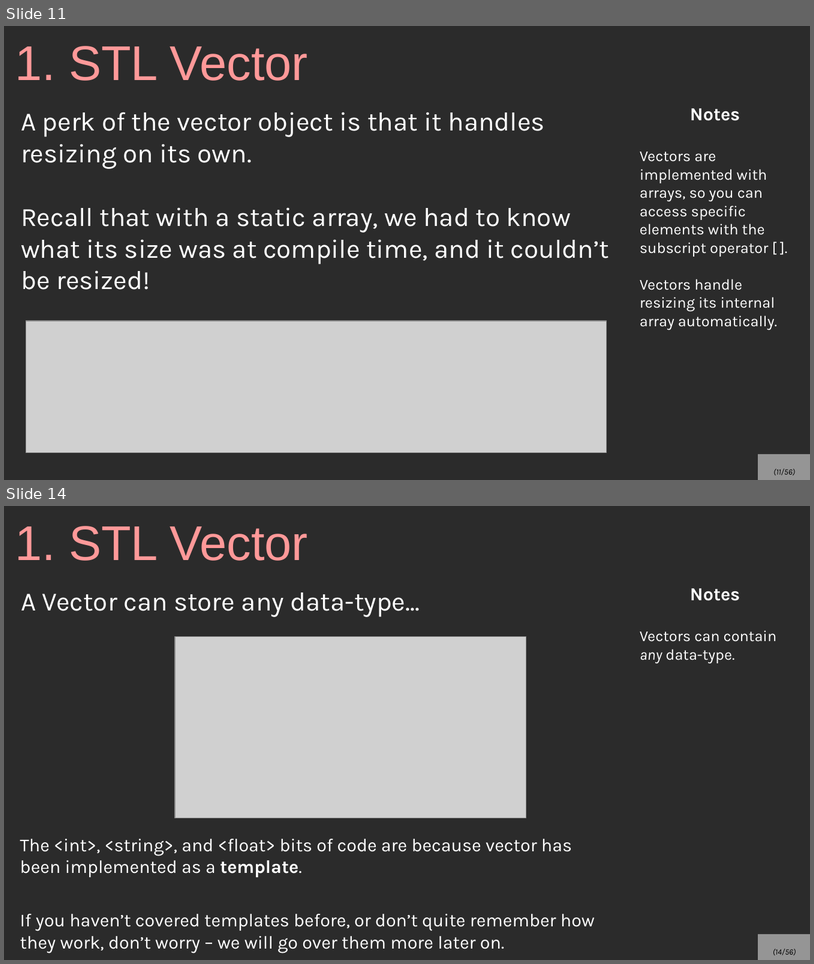
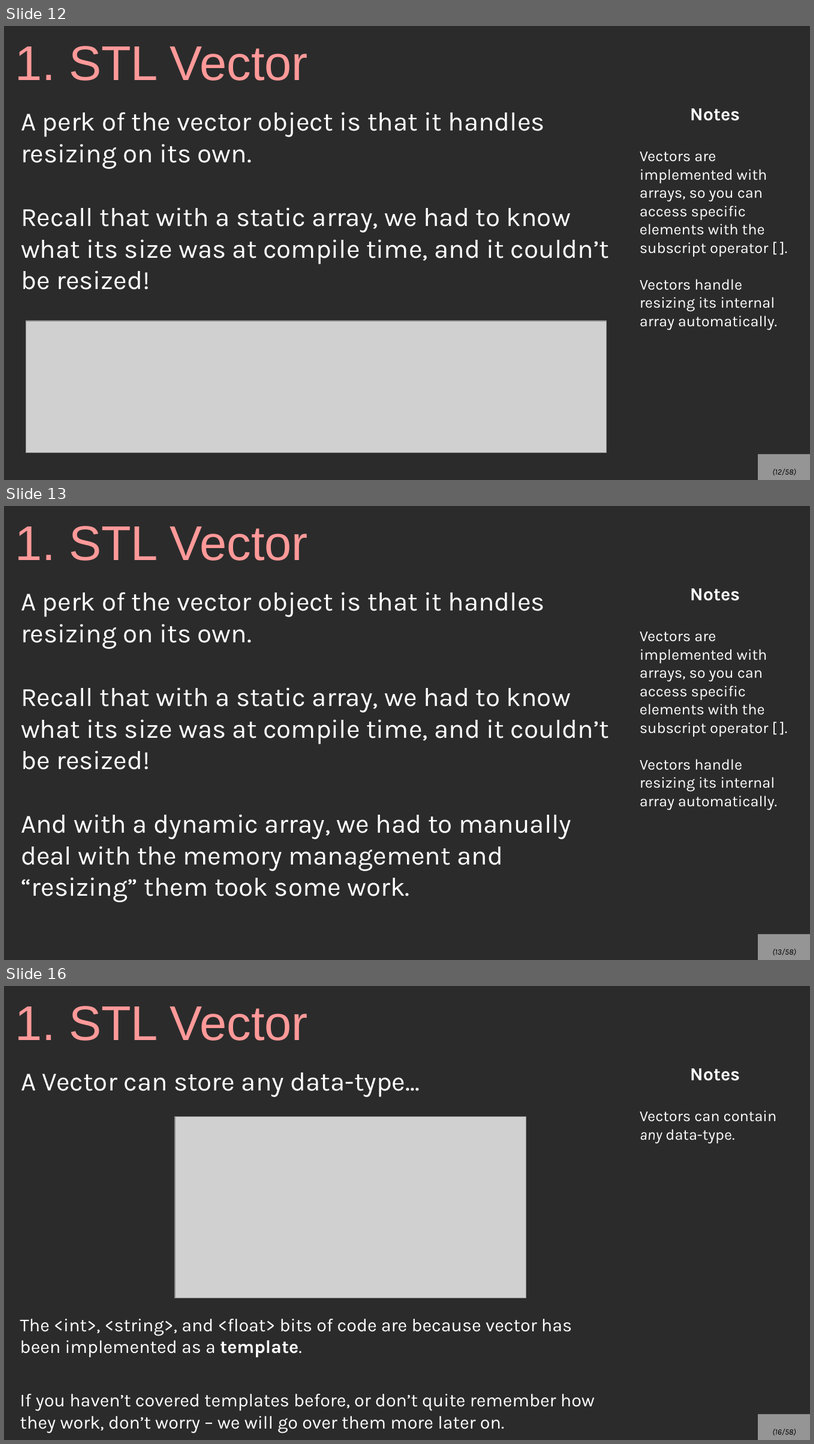
Before and after one commit to mariamhabib/CS250-Data-Structures, a slide deck: Lectures/1_Using_STL_structures.odp. Shown one above the other, each under a label of ours: slides 11 and 14 before the commit, slides 12, 13 and 16 after it; the slides between them are not shown. The pictures are 814x964 and 814x1444 pixels, drawn with LibreOffice and Linux fonts; fonts in the diff are those of the drawing; grey boxes stand for pictures; background and template pictures are left out; a plain dark background stands for a picture behind light text. Boxes give left, top, right and bottom in pixels: in the first picture for what was removed or moved away, otherwise in the second. Text is boxed around its words. In the diff, an @@ line names an element or a change of style, - is before the commit and + after.

```diff
--- a/Lectures/1_Using_STL_structures.odp
+++ b/Lectures/1_Using_STL_structures.odp
@@ slide 13 added at (x1=4, y1=506, x2=810, y2=960), background picture (left out) @@
@@ title added at (x1=15, y1=526, x2=308, y2=561), 48 pt, text #FF9999 @@
+1. STL Vector
@@ text added at (x1=21, y1=592, x2=609, y2=902), 26 pt, text #FFFFFF @@
+A perk of the vector object is that it handles resizing on its own.
+Recall that with a static array, we had to know what its size was at compile time, and it couldn’t be resized!
+And with a dynamic array, we had to manually deal with the memory management and “resizing” them took some work.
@@ text added at (x1=640, y1=588, x2=777, y2=810), 15 pt, text #FFFFFF @@
+Notes
+Vectors are implemented with arrays, so you can access specific elements with the subscript operator [ ].
+Vectors handle resizing its internal array automatically.
@@ page number added at (x1=758, y1=934, x2=810, y2=960), fill #FFFFFF at 50% opacity, 8 pt, text #000000, italic @@
+(13/58)
@@ what was slide 11 is now slide 12 @@
@@ page number at (x1=773, y1=468, x2=796, y2=475): text changed @@
-(11/56)
+(12/58)
@@ what was slide 14 is now slide 16 @@
@@ page number at (x1=773, y1=1428, x2=796, y2=1435): text changed @@
-(14/56)
+(16/58)
```
Also in this commit, not shown: 5 slides changed, 1 other slide added, 4 other files.
